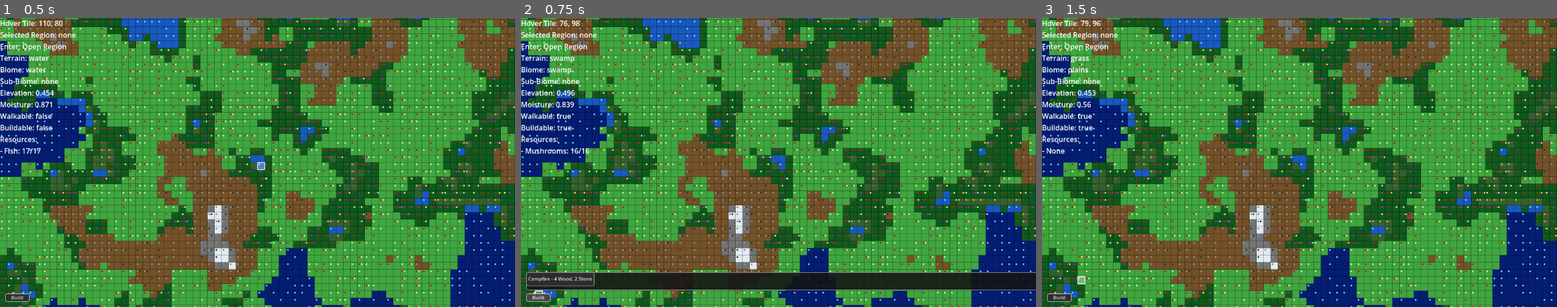
Above: before the commit, frames 1-3 (left to right).
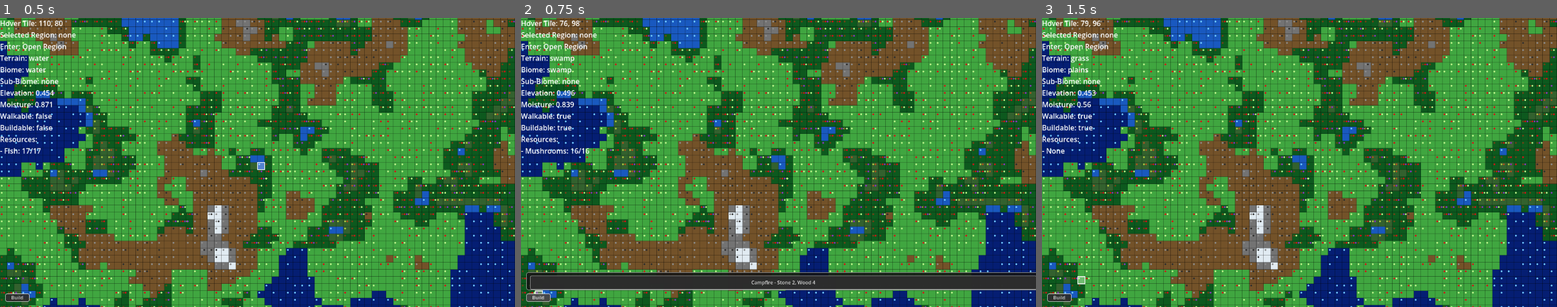
Above: after the commit, the same moments.

Repository: Shaladar79/era-span-sim
Game: Godot game, scene res://scenes/main/Main.tscn
Two runs of this game, one before a commit and one after it. Both use one fixed random seed, a clock stepped at 60 frames per second and the inputs below.
Inputs (mouse positions are in pixels of both pictures, inside the frame that each line leads up to):
- Up to frame 1 (0.5 s): no input
- Up to frame 2 (0.75 s): click "Build" at 0.5 s
- Up to frame 3 (1.5 s): click (1083, 278) at 1.25 s, where only the run before the commit has a clickable "Campfire - 4 Wood, 2 Stone"

Frame 1 is identical in both runs. In frame 2, 1.8% of the frame differs, in the area x 1-100%, y 87-94%; in frame 3, nothing differs.

Commit message:
Make build menu data driven

Diff:
--- a/scripts/main/main_ui.gd
+++ b/scripts/main/main_ui.gd
@@ -5,6 +5,8 @@
 @onready var campfire_button: Button = get_node_or_null("BuildMenu/CampfireButton")
 @onready var region: Node2D = get_node_or_null("../Region")
 
+var generated_build_buttons: Array = []
+
 
 func _ready() -> void:
     print("MAIN UI SCRIPT RUNNING")
@@ -13,28 +15,42 @@
         push_warning("BuildButton was not found under UI.")
         return
 
-    if build_menu == null:
-        push_warning("BuildMenu was not found under UI.")
-        return
-
-    if campfire_button == null:
-        push_warning("CampfireButton was not found under UI/BuildMenu.")
-        return
-
     setup_build_button_theme()
+    force_build_button_visible()
+
+    if build_menu == null:
+        push_warning("BuildMenu was not found under UI. Build button will still show.")
+        build_button.pressed.connect(_on_build_button_pressed)
+        return
+
     setup_build_menu_theme()
-    setup_campfire_button_theme()
     setup_build_ui_layout()
 
     build_menu.visible = false
 
+    if campfire_button != null:
+        campfire_button.visible = false
+
     build_button.pressed.connect(_on_build_button_pressed)
-    campfire_button.pressed.connect(_on_campfire_button_pressed)
+
+    call_deferred("setup_build_menu_buttons")
 
 
 func _notification(what: int) -> void:
     if what == NOTIFICATION_WM_SIZE_CHANGED:
         setup_build_ui_layout()
+
+
+func force_build_button_visible() -> void:
+    if build_button == null:
+        return
+
+    build_button.visible = true
+    build_button.text = "Build"
+    build_button.custom_minimum_size = Vector2(54, 16)
+    build_button.size = Vector2(54, 16)
+
+    setup_build_ui_layout()
 
 
 func setup_build_button_theme() -> void:
@@ -64,8 +80,6 @@
     build_button.add_theme_stylebox_override("pressed", pressed_style)
     build_button.add_theme_stylebox_override("focus", StyleBoxEmpty.new())
 
-    build_button.custom_minimum_size = Vector2(54, 16)
-
 
 func setup_build_menu_theme() -> void:
     if build_menu == null:
@@ -84,11 +98,8 @@
     build_menu.add_theme_stylebox_override("panel", panel_style)
 
 
-func setup_campfire_button_theme() -> void:
-    if campfire_button == null:
-        return
-
-    campfire_button.add_theme_font_size_override("font_size", 11)
+func setup_building_button_theme(button: Button) -> void:
+    button.add_theme_font_size_override("font_size", 11)
 
     var normal_style := StyleBoxFlat.new()
     normal_style.bg_color = Color(0.18, 0.18, 0.18, 0.92)
@@ -104,16 +115,16 @@
     hover_style.bg_color = Color(0.28, 0.28, 0.28, 0.95)
 
     var pressed_style := normal_style.duplicate()
-    pressed_style.bg_color = Color(0.10, 0.10, 0.10, 0.95)
-
-    campfire_button.add_theme_stylebox_override("normal", normal_style)
-    campfire_button.add_theme_stylebox_override("hover", hover_style)
-    campfire_button.add_theme_stylebox_override("pressed", pressed_style)
-    campfire_button.add_theme_stylebox_override("focus", StyleBoxEmpty.new())
+    pressed_style.bg_color = Color(0.10, 0.10, 0.95)
+
+    button.add_theme_stylebox_override("normal", normal_style)
+    button.add_theme_stylebox_override("hover", hover_style)
+    button.add_theme_stylebox_override("pressed", pressed_style)
+    button.add_theme_stylebox_override("focus", StyleBoxEmpty.new())
 
 
 func setup_build_ui_layout() -> void:
-    if build_button == null or build_menu == null:
+    if build_button == null:
         return
 
     var viewport_size := get_viewport().get_visible_rect().size
@@ -121,36 +132,137 @@
 
     build_button.visible = true
     build_button.text = "Build"
+    build_button.custom_minimum_size = Vector2(54, 16)
     build_button.size = Vector2(54, 16)
     build_button.position = Vector2(
         margin,
         viewport_size.y - build_button.size.y - margin
     )
 
+    if build_menu == null:
+        return
+
     build_menu.position = Vector2(
         margin,
         build_button.position.y - build_menu.size.y - 8.0
     )
 
+
+func setup_build_menu_buttons() -> void:
+    if build_menu == null:
+        return
+
+    clear_generated_build_buttons()
+
     if campfire_button != null:
-        campfire_button.text = "Campfire - 4 Wood, 2 Stone"
+        campfire_button.visible = false
+
+    var unlocked_buildings: Array = RegionBuildingData.get_unlocked_buildings()
+
+    var button_y: float = 8.0
+    var button_margin: float = 8.0
+    var button_height: float = 22.0
+    var button_width: float = max(80.0, build_menu.size.x - button_margin * 2.0)
+
+    for building_index in range(unlocked_buildings.size()):
+        var building_variant: Variant = unlocked_buildings[building_index]
+
+        if typeof(building_variant) != TYPE_DICTIONARY:
+            continue
+
+        var building_data: Dictionary = building_variant
+        var building_id: String = str(building_data.get("id", "unknown"))
+
+        var building_button := Button.new()
+        building_button.name = "BuildButton_" + building_id
+        building_button.text = get_building_button_text(building_data)
+        building_button.position = Vector2(button_margin, button_y)
+        building_button.size = Vector2(button_width, button_height)
+        building_button.custom_minimum_size = Vector2(button_width, button_height)
+
+        setup_building_button_theme(building_button)
+
+        building_button.pressed.connect(
+            Callable(self, "_on_generated_building_button_pressed").bind(building_id)
+        )
+
+        build_menu.add_child(building_button)
+        generated_build_buttons.append(building_button)
+
+        button_y += button_height + 6.0
+
+
+func clear_generated_build_buttons() -> void:
+    for button_index in range(generated_build_buttons.size()):
+        var button_variant: Variant = generated_build_buttons[button_index]
+
+        if button_variant is Node:
+            var button_node: Node = button_variant
+            button_node.queue_free()
+
+    generated_build_buttons.clear()
+
+
+func get_building_button_text(building_data: Dictionary) -> String:
+    var building_name: String = str(building_data.get("name", "Unknown Building"))
+    var cost_text: String = get_cost_text(building_data.get("cost", {}))
+
+    if cost_text == "":
+        return building_name
+
+    return building_name + " - " + cost_text
+
+
+func get_cost_text(cost_variant: Variant) -> String:
+    if typeof(cost_variant) != TYPE_DICTIONARY:
+        return ""
+
+    var cost: Dictionary = cost_variant
+
+    if cost.is_empty():
+        return "Free"
+
+    var parts: Array = []
+    var resource_names: Array = cost.keys()
+    resource_names.sort()
+
+    for resource_index in range(resource_names.size()):
+        var resource_name_variant: Variant = resource_names[resource_index]
+        var resource_name: String = str(resource_name_variant)
+        var amount: int = int(cost.get(resource_name, 0))
+
+        parts.append(resource_name + " " + str(amount))
+
+    return ", ".join(parts)
 
 
 func _on_build_button_pressed() -> void:
+    if build_menu == null:
+        push_warning("BuildMenu was not found.")
+        return
+
+    setup_build_menu_buttons()
+    setup_build_ui_layout()
+
     build_menu.visible = not build_menu.visible
-    setup_build_ui_layout()
 
     print("Build Menu Visible: ", build_menu.visible)
 
 
-func _on_campfire_button_pressed() -> void:
-    build_menu.visible = false
+func _on_generated_building_button_pressed(building_id: String) -> void:
+    if build_menu != null:
+        build_menu.visible = false
 
     if region == null:
         push_warning("Region node was not found.")
         return
 
-    if region.has_method("start_campfire_placement"):
+    if region.has_method("start_building_placement"):
+        region.call("start_building_placement", building_id)
+        return
+
+    if building_id == RegionBuildingData.BUILDING_CAMPFIRE and region.has_method("start_campfire_placement"):
         region.call("start_campfire_placement")
-    else:
-        push_warning("Region does not have start_campfire_placement() yet.")
+        return
+
+    push_warning("Region does not have a placement method for building: " + building_id)
